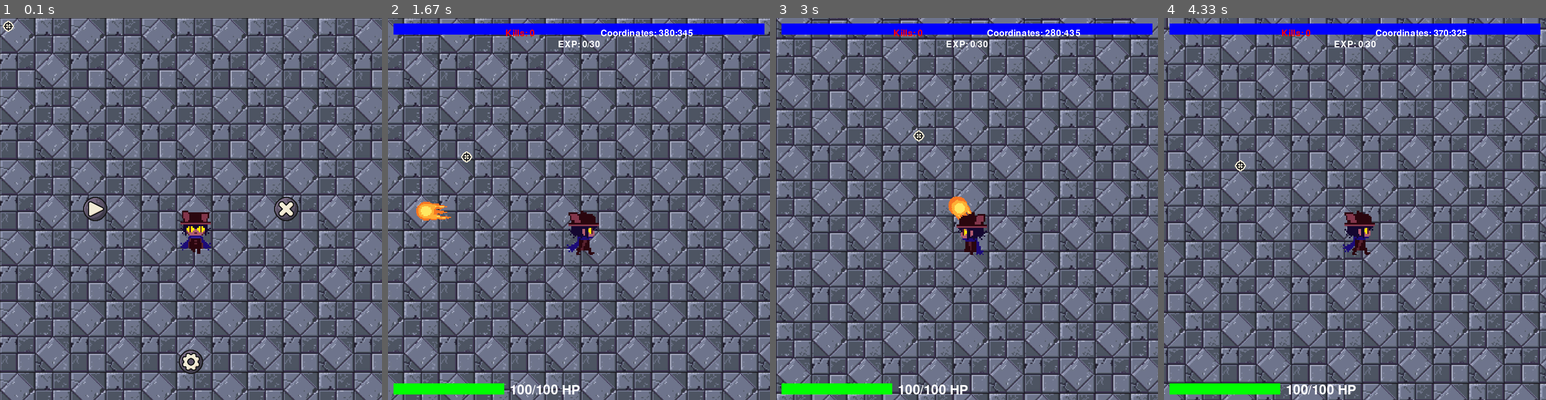
Above: before the commit, frames 1-4 (left to right).
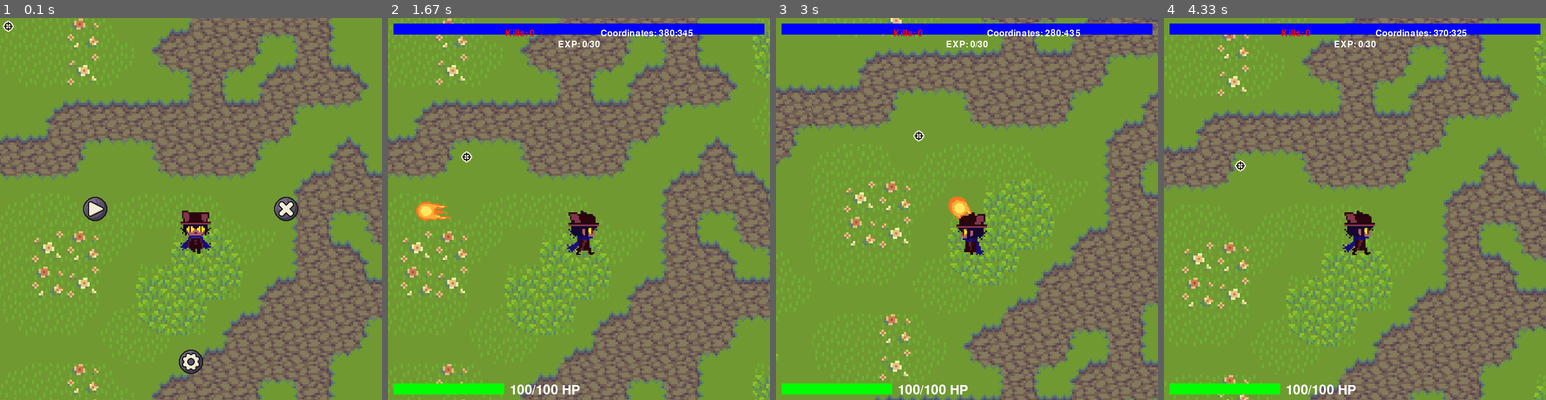
Above: after the commit, the same moments.

Repository: DaCUtePotato/2dshooter
Game: pygame game, started from main.py
Two runs of this game, one before a commit and one after it. Both use one fixed random seed, a clock stepped at 60 frames per second and the inputs below.
Inputs (mouse positions are in pixels of both pictures, inside the frame that each line leads up to):
- Up to frame 1 (0.1 s): no input
- Up to frame 2 (1.67 s): click (579, 209) at 0.38 s; hold D 0.67-1.13 s; click (701, 197) at 0.75 s; hold W 1.17-1.47 s; click (487, 212) at 1.25 s; hold D from 1.5 s (still down); click (460, 151) at 1.58 s
- Up to frame 3 (3 s): release D at 1.97 s; hold A 2-2.53 s; click (867, 67) at 2.08 s; hold S 2.57-2.87 s; click (970, 251) at 2.65 s; hold A from 2.9 s (still down); click (913, 128) at 2.98 s
- Up to frame 4 (4.33 s): release A at 3.3 s; hold W 3.33-3.7 s; click (1209, 124) at 3.42 s; hold D from 3.73 s (still down); click (1236, 159) at 3.82 s

The runs differ from the first frame. In frame 1, 97% of the frame differs, in the area x 0-100%, y 0-100%; in frame 2, 94%; in frame 3, 94%; in frame 4, 94%.

Commit message:
my boy bulky has an animation now. also added marcos sprites

Diff:
--- a/main.py
+++ b/main.py
@@ -34,8 +34,9 @@
 
 # Load and scale images
 tile_image = pygame.image.load('sprites/tile.png')
-tile_size = 128
-scaled_tile_image = pygame.transform.scale(tile_image, (tile_size, tile_size))
+tile_x = 1011
+tile_y = 624
+scaled_tile_image = pygame.transform.scale(tile_image, (tile_x, tile_y))
 cursor_image = pygame.image.load("sprites/cursor.png")
 play_button_image = pygame.image.load('sprites/play.png')
 settings_button_image = pygame.image.load('sprites/settings.png')
@@ -163,10 +164,10 @@
     death_enemy_frames.append(death_enemy_scaled_frame)
 
 bulky_frames = []
-for i in range(1, 4):  # Assuming there are 3 bulky images named bulky1.png, bulky2.png, and bulky3.png
-    bulky_original_frame = pygame.image.load(f"sprites/enemies/bulky{i}.png").convert_alpha()
-    bulky_scaled_width = bulky_original_frame.get_width() * 7  # Adjust the scaling factor as needed
-    bulky_scaled_height = bulky_original_frame.get_height() * 7
+for i in range(1, 17):  # Assuming there are 3 bulky images named bulky1.png, bulky2.png, and bulky3.png
+    bulky_original_frame = pygame.image.load(f"sprites/enemies/slime{i}.png").convert_alpha()
+    bulky_scaled_width = bulky_original_frame.get_width() * 3  # Adjust the scaling factor as needed
+    bulky_scaled_height = bulky_original_frame.get_height() * 3
     bulky_scaled_frame = pygame.transform.scale(bulky_original_frame, (bulky_scaled_width, bulky_scaled_height))
     bulky_frames.append(bulky_scaled_frame)
 
@@ -235,9 +236,9 @@
 
 
 def draw_tiles(camera_offset_x, camera_offset_y):
-    for y in range(-tile_size, height + tile_size, tile_size):
-        for x in range(-tile_size, width + tile_size, tile_size):
-            screen.blit(scaled_tile_image, (x + camera_offset_x % tile_size - tile_size, y + camera_offset_y % tile_size - tile_size))
+    for y in range(-tile_y, height + tile_y, tile_y):
+        for x in range(-tile_x, width + tile_x, tile_x):
+            screen.blit(scaled_tile_image, (x + camera_offset_x % tile_x - tile_x, y + camera_offset_y % tile_y - tile_y))
 
 def animate_bullet(bullet):
     bullet['frame'] += 1
@@ -466,7 +467,7 @@
     spawn_x = player_x + random.choice([-1, 1]) * (random.randint(screen_width // 2 + off_screen_buffer, screen_width))
     spawn_y = player_y + random.choice([-1, 1]) * (random.randint(screen_height // 2 + off_screen_buffer, screen_height))
 
-    bulky = Bulky(spawn_x, spawn_y, bulky_scaled_width, bulky_scaled_height, 100, 0.5)
+    bulky = Bulky(spawn_x, spawn_y, bulky_scaled_width, bulky_scaled_height, 100, 0.7)
     bulkies.append(bulky)
     bulky_spawned = True
 
@@ -774,13 +775,13 @@
 
             # Calculate the angle between the player and the enemy
             angle = math.atan2(distance_y, distance_x)
-            # Calculate the movement components based on the angle and enemy speed
             move_x = scaled_speed * math.cos(angle)
             move_y = scaled_speed * math.sin(angle)
 
             # Update enemy position
-            enemy.x += move_x
-            enemy.y += move_y
+            if not enemy.death_animation_playing:
+                enemy.x += move_x
+                enemy.y += move_y
 
             # Check for collisions with the player
             if (player_x < enemy.x + enemy.width and player_x + player_width > enemy.x and
Binary file added: sprites/enemies/slime1.png
Binary file added: sprites/enemies/slime10.png
Binary file added: sprites/enemies/slime11.png
Binary file added: sprites/enemies/slime12.png
Binary file added: sprites/enemies/slime13.png
Binary file added: sprites/enemies/slime14.png
Binary file added: sprites/enemies/slime15.png
Binary file added: sprites/enemies/slime16.png
Binary file added: sprites/enemies/slime2.png
Binary file added: sprites/enemies/slime3.png
Binary file added: sprites/enemies/slime4.png
Binary file added: sprites/enemies/slime5.png
(and 6 more such lines)
